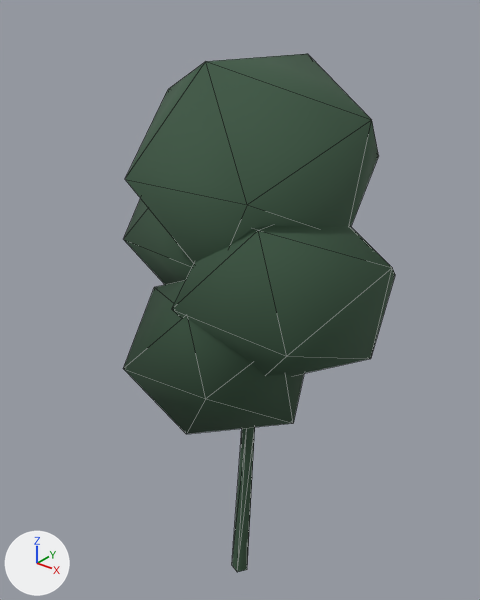
The glTF model godot/assets/models/vegetation/birch_LOD0.glb: old version first, new version second.
Before and after are seen from a 50 mm lens placed at (6.78, -8.49, 11.48), pointed at (-0.25, 0.29, 6.04). The lights are fixed; the arrows at lower left show +X, +Y and +Z. The picture after the commit comes second. Mesh edges are drawn as thin lines.

In view in the first picture: 'Birch'.
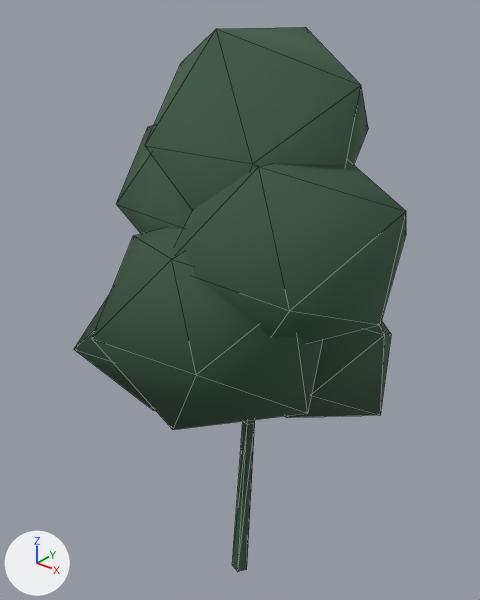
Pixel boxes (x1, y1, x2, y2) of what changed, in the pictures (480 x 600 px; the box of a moved part takes in the faces that stretch with it):
'Birch', reshaped (22% wider)
    before: (123, 54, 395, 572)
    after: (74, 27, 406, 572)
part 1 of me_birch, moved or reshaped
    before: (125, 54, 379, 263)
    after: (145, 27, 368, 211)
part 2 of me_birch, moved or reshaped
    before: (123, 198, 194, 285)
    after: (116, 125, 192, 234)
part 3 of me_birch, moved or reshaped
    before: (172, 225, 395, 376)
    after: (175, 161, 406, 343)
part 4 of me_birch, moved or reshaped
    before: (123, 280, 304, 434)
    after: (92, 228, 322, 430)
part 5 of me_birch, built on
    before: (232, 427, 255, 572)
    after: (74, 294, 391, 572)

What the commit changed:
me_birch is used by ob_birch; location (0.0, 0.0, 0.0).
me_birch had 80 vertices, 130 faces and spanned x -2.74..3.08, y -2.7..2.99, z -0.4..10.43.
me_birch now has 104 vertices, 170 faces and spans x -2.78..3.16, y -3.05..3.33, z -0.4..10.84.
me_birch part 1: the loose piece of 12 vertices spanning x -1.69..2.28, y -1.8..2.15, z 7.02..10.43 is scaled about its middle by (0.864, 0.864, 0.948), then moved by (0.06, -0.01, 0.5).
me_birch part 2: the loose piece of 12 vertices spanning x -2.74..0.73, y -1.13..2.06, z 5.76..8.48 is scaled about its middle by (1.08, 1.08, 1.19), then moved by (0.1, -0.01, 0.68).
me_birch part 3: the loose piece of 12 vertices spanning x -0.17..3.08, y -2.2..1.12, z 5.73..8.28 is scaled about its middle by (1.05, 1.05, 1.16), then moved by (0.0, 0.05, 0.7).
me_birch part 4: the loose piece of 12 vertices spanning x -0.8..2.13, y -2.7..0.06, z 4.85..7.21 is scaled about its middle by (1.23, 1.23, 1.35), then moved by (-0.05, -0.04, 0.61).
Part 5, on me_birch:
16 vertices are removed from x 0.06..0.44, y -0.18..0.21, z -0.4..8.6.
28 faces are deleted.
4 vertices move within x -0.15..0.07, y -0.11..0.14, z -0.4..3.6.
40 vertices are added at x -2.28..2.56, y -2.38..2.29, z -0.4..9.4.
68 new faces join them.
Other edits to the shape of me_birch do not show in these pictures.
